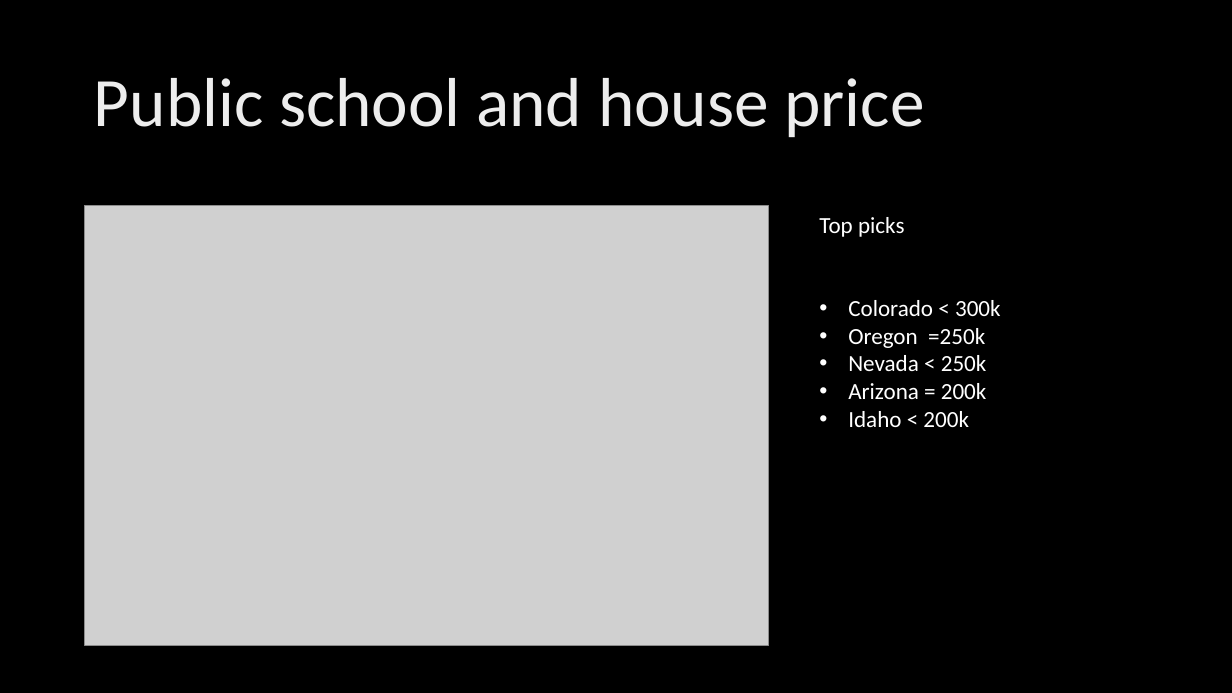
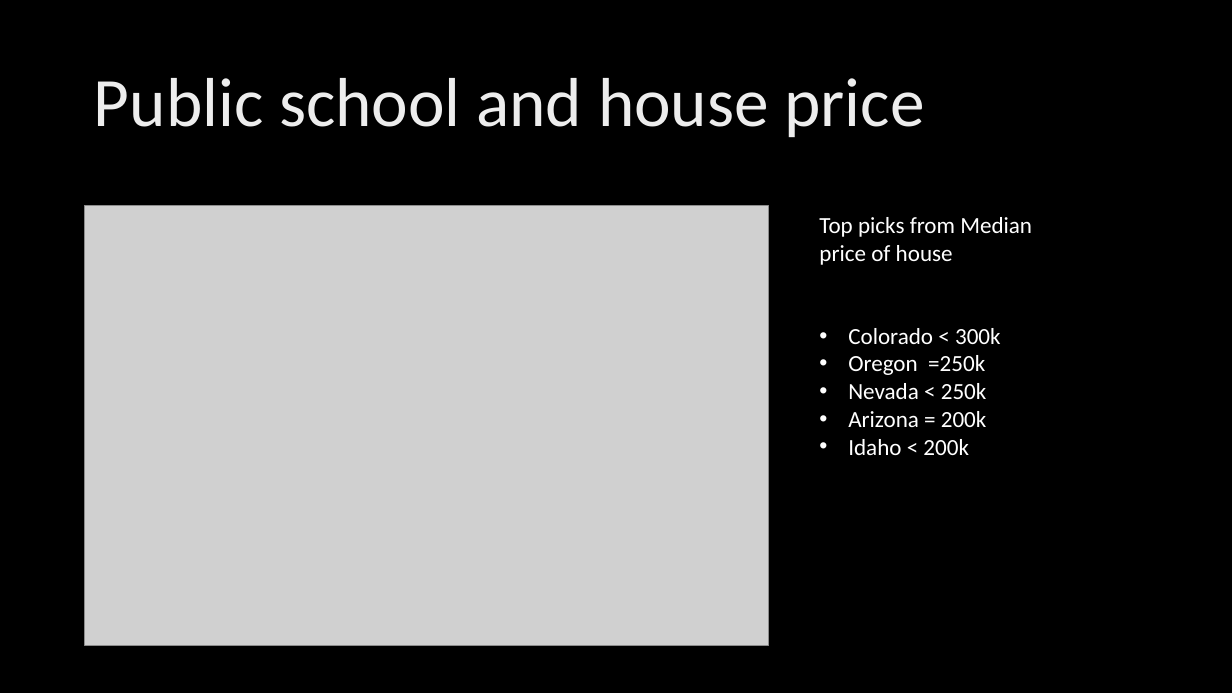
Before and after one commit to moonkang90/moonkang_proj2, a slide deck: slide 9 of MoonKangSCRAPY/realestate/Presentation- project 2 .pptx. Drawn at 1232x693 pixels with LibreOffice and Linux fonts; fonts in the diff are those of the drawing; grey boxes stand for pictures; background and template pictures are left out. Boxes give left, top, right and bottom in pixels: in the first picture for what was removed or moved away, otherwise in the second. Text is boxed around its words. In the diff, an @@ line names an element or a change of style, - is before the commit and + after.

```diff
--- a/MoonKangSCRAPY/realestate/Presentation- project 2 .pptx
+++ b/MoonKangSCRAPY/realestate/Presentation- project 2 .pptx
@@ text at [819, 217, 1032, 265]: text changed @@
-Top picks
+Top picks from Median price of house
```
Also in this commit, not shown: 6 other slides changed, 2 other files.
